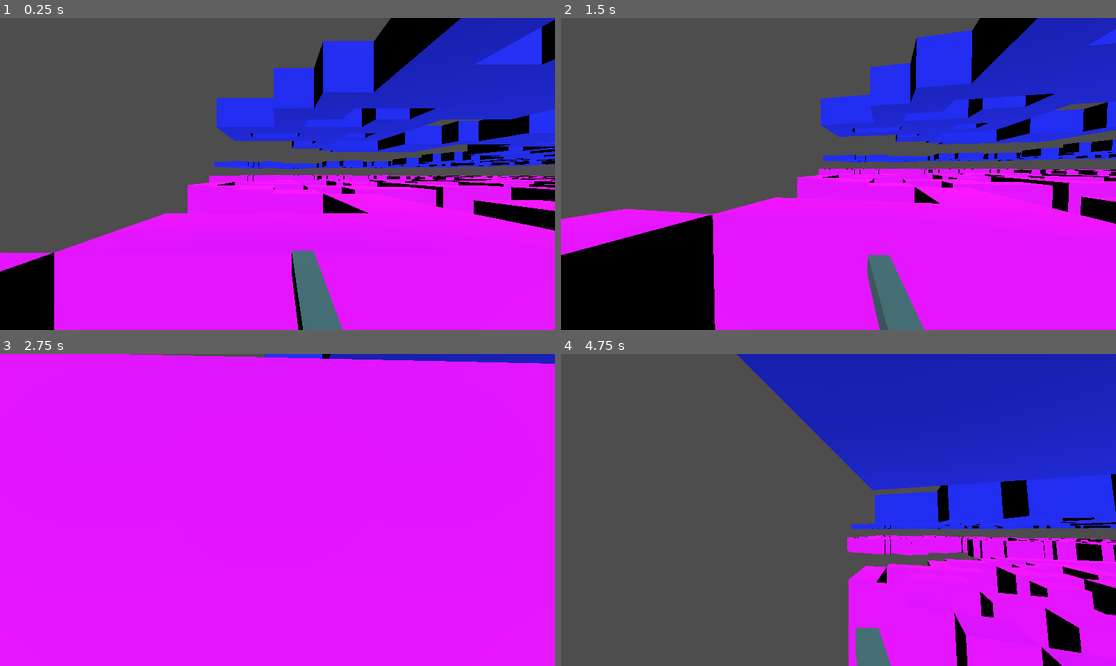
Above: before the commit, frames 1-4 (two rows, left to right).
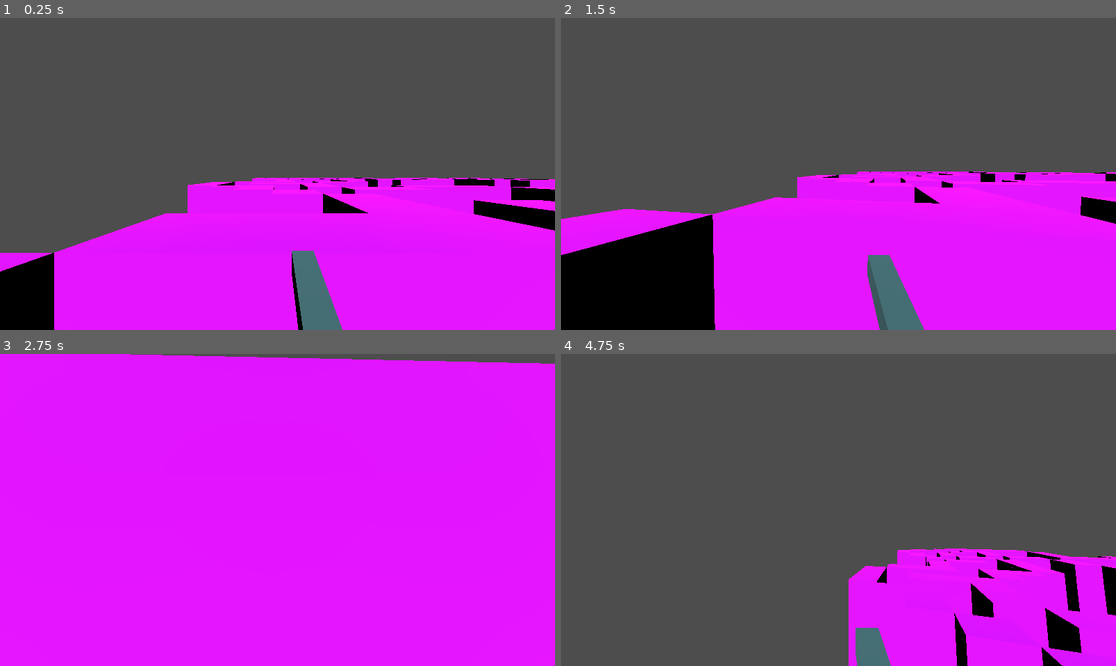
Above: after the commit, the same moments.

Repository: scoutantho/simplictyjam2
Game: Godot game, scene res://Scenes/game.tscn
Same seed, same stepped clock (60 frames per second), same inputs: the game is played once before the commit and once after it.
Inputs (mouse positions are in pixels of both pictures, inside the frame that each line leads up to):
- Up to frame 1 (0.25 s): no input
- Up to frame 2 (1.5 s): move the mouse to (866, 174) at 0.52 s; hold W (move_up) 0.53-1.28 s; hold Right mouse button (right_click) 0.53-1.28 s; tap Space (move_jump) at 0.77 s; move the mouse to (727, 189) at 1.27 s; hold S (move_down) from 1.28 s (still down); right-click (727, 189) at 1.35 s
- Up to frame 3 (2.75 s): tap Space (move_jump) at 1.52 s; move the mouse to (288, 503) at 2.02 s; release S (move_down) at 2.03 s; hold W (move_up) from 2.03 s (still down); hold Right mouse button (right_click) from 2.03 s (still down)
- Up to frame 4 (4.75 s): move the mouse to (810, 572) at 2.77 s; release Right mouse button (right_click) at 2.78 s; right-click (810, 572) at 2.85 s; tap Space (move_jump) at 3.02, 3.77, 4.52 s; move the mouse to (877, 513) at 3.52 s; hold Right mouse button (right_click) 3.53-4.28 s; move the mouse to (672, 463) at 4.27 s; release W (move_up) at 4.28 s; hold Left (move_left) from 4.28 s (still down); right-click (672, 463) at 4.35 s

The runs differ from the first frame. In frame 1, 24% of the frame differs, in the area x 37-100%, y 0-61%; in frame 2, 20%; in frame 3, 1.1%; in frame 4, 34%, in the area x 31-100%, y 0-100%.

Commit message:
beter, not the best but better Refactor grid generation logic to include minimum neighbor checks and adjust grid steps

Diff:
--- a/Scripts/game.gd
+++ b/Scripts/game.gd
@@ -3,9 +3,9 @@
 const dir = [Vector2.RIGHT, Vector2.LEFT, Vector2.UP, Vector2.DOWN]
 
 var grid_size = 2000
-var grid_steps = 1000 #number of tiles ?
+var grid_steps = 100 #number of tiles ?
 var wall_height = 3
-var _isRoofEnable: bool = true
+var _isRoofEnable: bool = false
 
 var isRoofEnableEditable = false:
 	get:
@@ -26,7 +26,7 @@
 	setDefaultSpawn()
 	randomize()
 	var current_pos = Vector2(0, 0)
-	var position_stack = [current_pos]  # Stack for backtracking
+	var position_stack = tilesAlreadyPresent + [current_pos]  # Stack for backtracking
 	tilesAlreadyPresent.append(current_pos)
 
 	for i in range(grid_steps):
@@ -43,10 +43,11 @@
 		while temp_dir.size() > 0:
 			var new_pos = current_pos + d
 
-			# Check grid boundaries and duplicate tiles
+			# Check grid boundaries, duplicate tiles, and minimum neighbor condition
 			if abs(new_pos.x) <= grid_size and abs(new_pos.y) <= grid_size and new_pos not in tilesAlreadyPresent:
-				found_valid = true
-				break
+				if tilesAlreadyPresent.size() < 6 or has_minimum_neighbors(new_pos):
+					found_valid = true
+					break
 
 			d = temp_dir.pop_front()
 
@@ -59,8 +60,58 @@
 			print("No valid direction found from", current_pos)
 			position_stack.pop_back()  # Backtrack to the previous position
 
+	# Add roof and walls after generating the grid
 	add_roof()
 	add_walls()
+
+func has_minimum_neighbors(pos: Vector2) -> bool:
+	var orthogonal_offsets = [Vector2(1, 0), Vector2(-1, 0), Vector2(0, 1), Vector2(0, -1)]
+	var diagonal_offsets = [Vector2(1, 1), Vector2(-1, -1), Vector2(1, -1), Vector2(-1, 1)]
+
+	var orthogonal_neighbors = []
+	var diagonal_neighbors = []
+
+	# Count orthogonal neighbors
+	for offset in orthogonal_offsets:
+		var neighbor_pos = pos + offset
+		if neighbor_pos in tilesAlreadyPresent:
+			orthogonal_neighbors.append(neighbor_pos)
+
+	# Count diagonal neighbors
+	for offset in diagonal_offsets:
+		var neighbor_pos = pos + offset
+		if neighbor_pos in tilesAlreadyPresent:
+			diagonal_neighbors.append(neighbor_pos)
+
+	# Relaxed check: Allow placement with 1 orthogonal neighbor in early stages
+	if orthogonal_neighbors.size() == 0:
+		print("Rejected:", pos, "Reason: No orthogonal neighbors.")
+		return false
+
+	# Restrict diagonal connections: Each diagonal must share an orthogonal with `pos`
+	for diag in diagonal_neighbors:
+		var shared_orthogonal = false
+		for ortho in orthogonal_neighbors:
+			if abs(diag.x - ortho.x) + abs(diag.y - ortho.y) == 1:  # Shared orthogonal logic
+				shared_orthogonal = true
+				break
+		if not shared_orthogonal:
+			print("Rejected:", pos, "Reason: Diagonal neighbor without shared orthogonal.")
+			return false
+
+	# Prevent narrow corridors by disallowing exactly 2 orthogonal neighbors opposite each other
+	if orthogonal_neighbors.size() == 2:
+		var directions = []
+		for ortho in orthogonal_neighbors:
+			directions.append(ortho - pos)
+		if directions[0] + directions[1] == Vector2(0, 0):  # Opposite neighbors
+			print("Rejected:", pos, "Reason: Linear corridor.")
+			return false
+
+	# Allow placement
+	return true
+
+
 
 func setDefaultSpawn():
 	for v in tilesAlreadyPresent:
